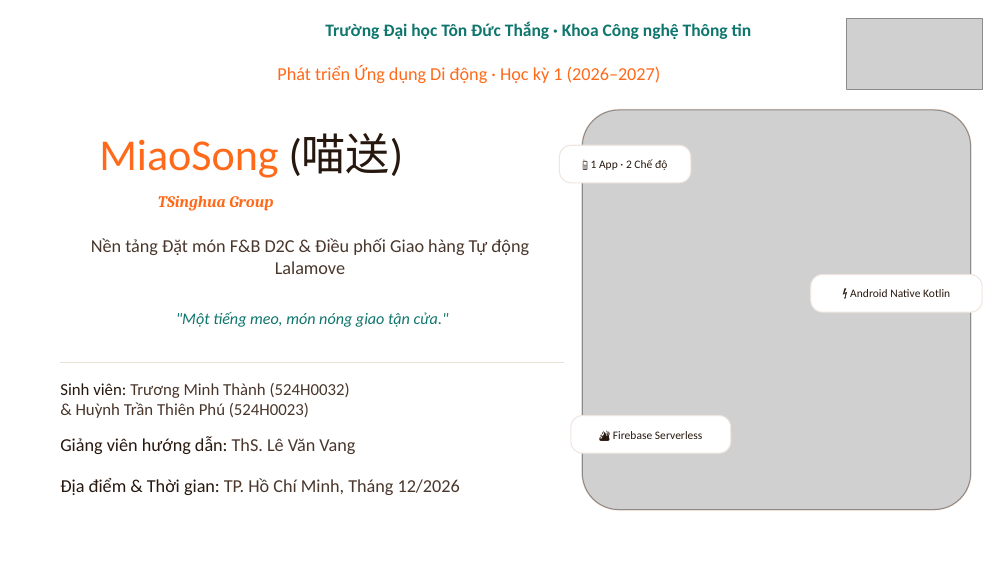
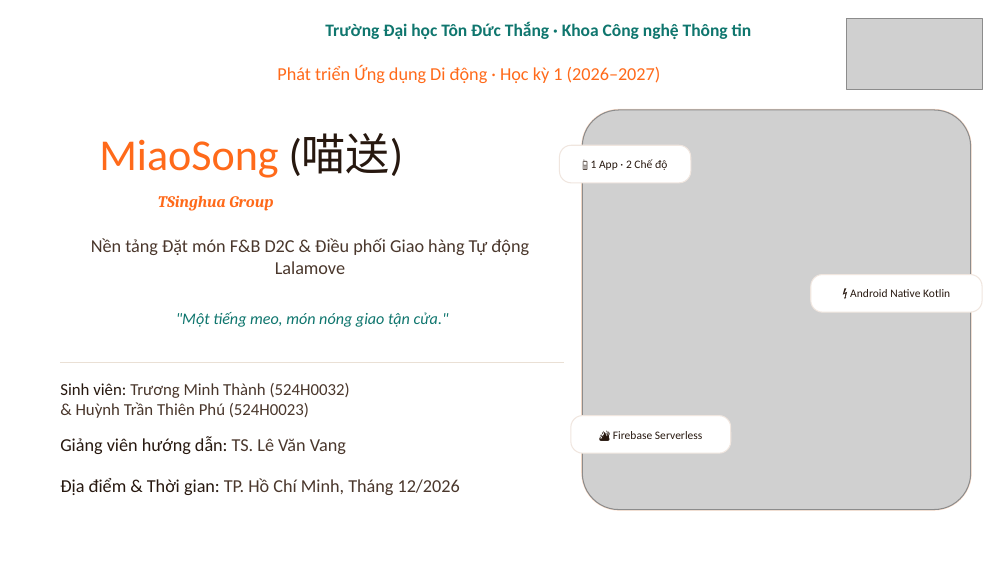
Before and after one commit to thanhpino/MobileAppFinalProject-MiaoSong, a slide deck: slide 1 of docs/slide/MiaoSong_Presentation_TSinghuaGroup_524H0032_524H0023.pptx. Drawn at 1008x567 pixels with LibreOffice and Linux fonts; fonts in the diff are those of the drawing; grey boxes stand for pictures; background and template pictures are left out. Boxes give left, top, right and bottom in pixels: in the first picture for what was removed or moved away, otherwise in the second. Text is boxed around its words. In the diff, an @@ line names an element or a change of style, - is before the commit and + after.

```diff
--- a/docs/slide/MiaoSong_Presentation_TSinghuaGroup_524H0032_524H0023.pptx
+++ b/docs/slide/MiaoSong_Presentation_TSinghuaGroup_524H0032_524H0023.pptx
@@ text at (x1=60, y1=436, x2=346, y2=454): text changed @@
-Giảng viên hướng dẫn: ThS. Lê Văn Vang
+Giảng viên hướng dẫn: TS. Lê Văn Vang
```
Also in this commit, not shown: 1 other file.
